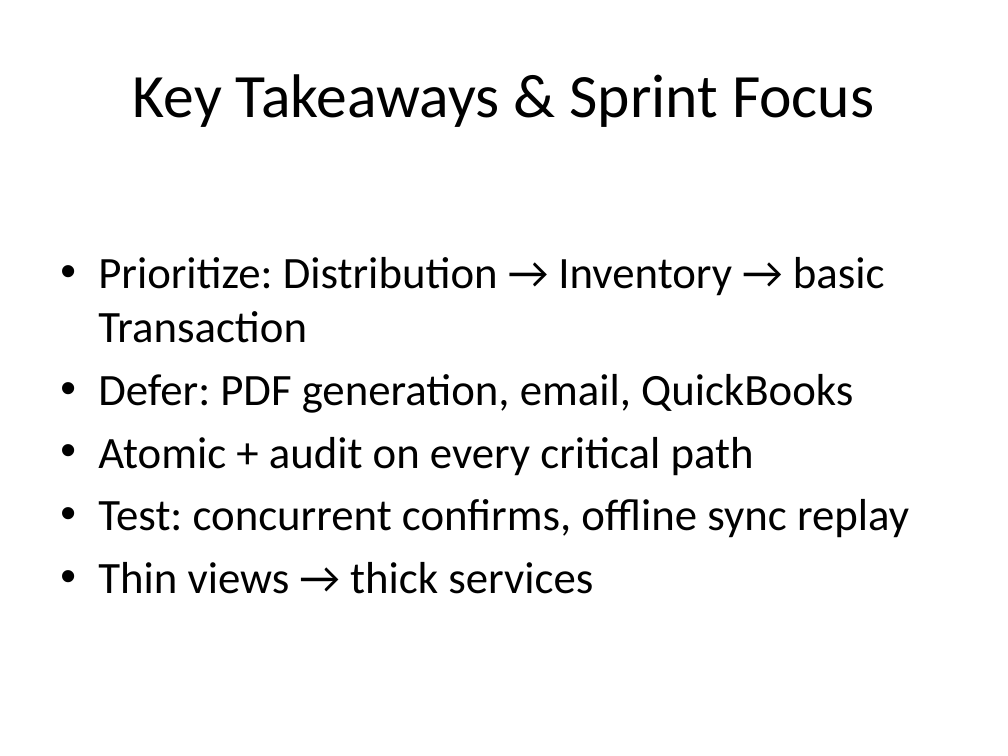
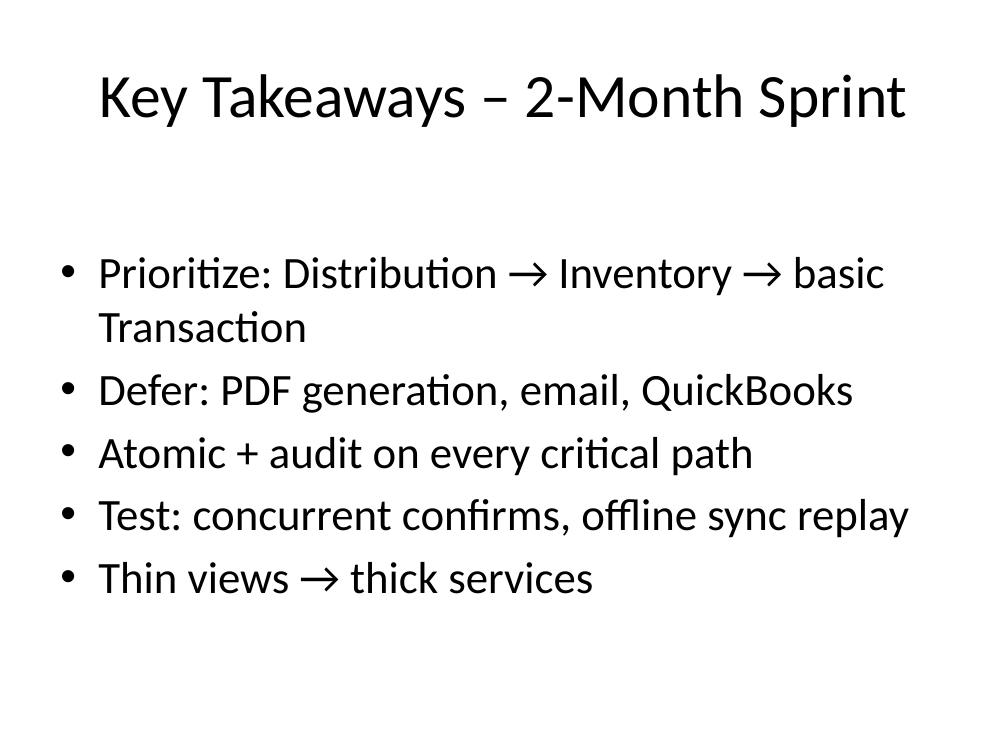
Before and after one commit to seanwhs/ScratchPad, a slide deck: slide 30 of Project-Refill/HSH_LPG_Backend_Walkthrough_Jan2026.pptx (slide 14 before the commit). Drawn at 1008x756 pixels with LibreOffice and Linux fonts; fonts in the diff are those of the drawing. Boxes give left, top, right and bottom in pixels: in the first picture for what was removed or moved away, otherwise in the second. Text is boxed around its words. In the diff, an @@ line names an element or a change of style, - is before the commit and + after.

```diff
--- a/Project-Refill/HSH_LPG_Backend_Walkthrough_Jan2026.pptx
+++ b/Project-Refill/HSH_LPG_Backend_Walkthrough_Jan2026.pptx
@@ title at bbox=[100, 74, 908, 127]: text changed @@
-Key Takeaways & Sprint Focus
+Key Takeaways – 2-Month Sprint
```
Also in this commit, not shown: 10 other slides changed, 16 slides added.
